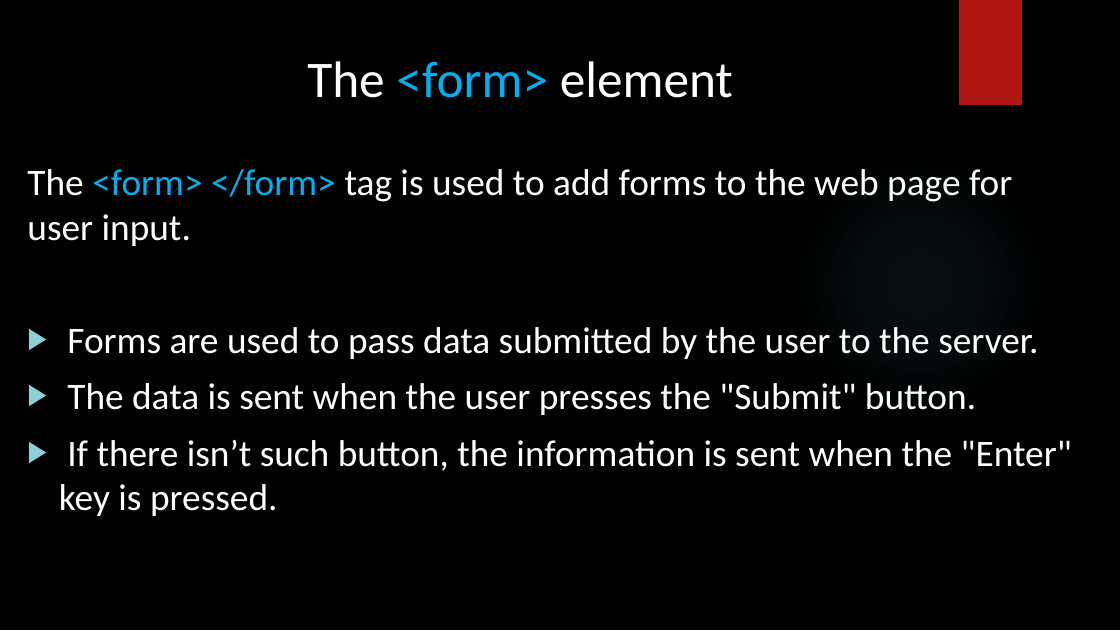
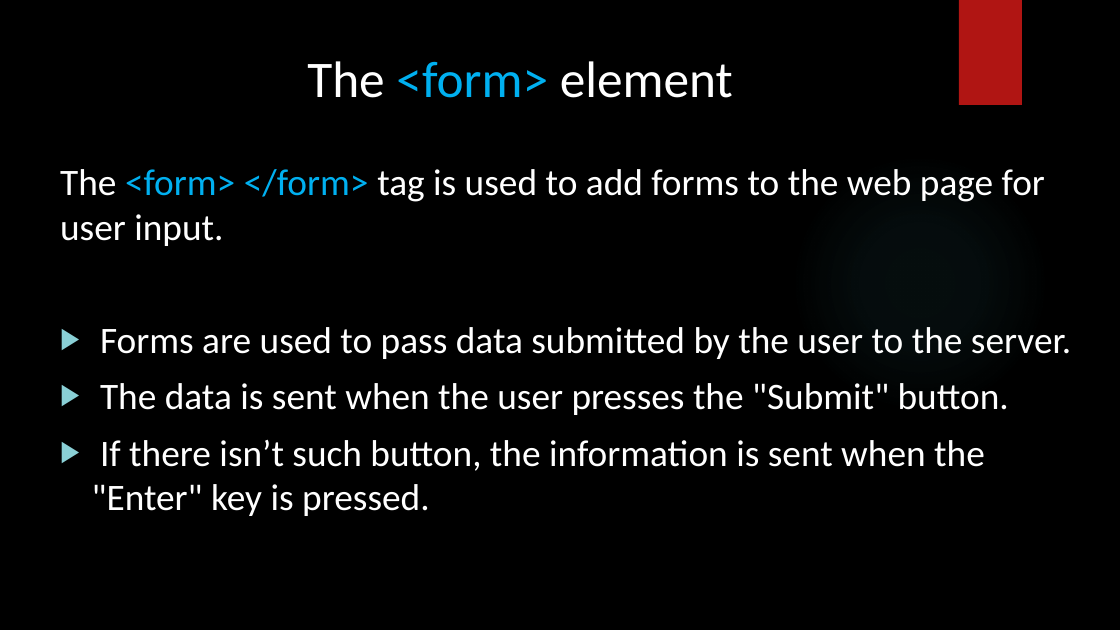
Before and after one commit to BachAmadou/code-lectures, a slide deck: slide 36 of HTML/HTML.pptx (slide 33 before the commit). Drawn at 1120x630 pixels with LibreOffice and Linux fonts; fonts in the diff are those of the drawing; background and template pictures are left out. Boxes give left, top, right and bottom in pixels: in the first picture for what was removed or moved away, otherwise in the second. Text is boxed around its words. In the diff, an @@ line names an element or a change of style, - is before the commit and + after.

```diff
--- a/HTML/HTML.pptx
+++ b/HTML/HTML.pptx
@@ text "The <form> </form> tag is ..." rewrapped from (x1=27, y1=169, x2=1072, y2=516) to (x1=60, y1=169, x2=1071, y2=516) @@
```
Also in this commit, not shown: 7 other slides changed, 6 slides added, 42 other files.
